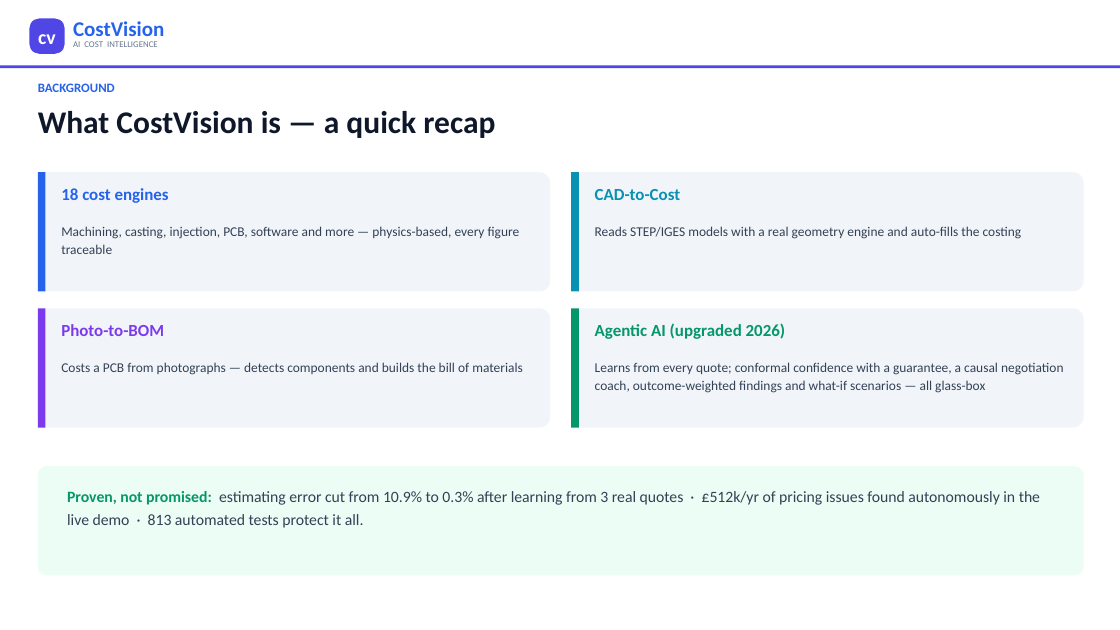
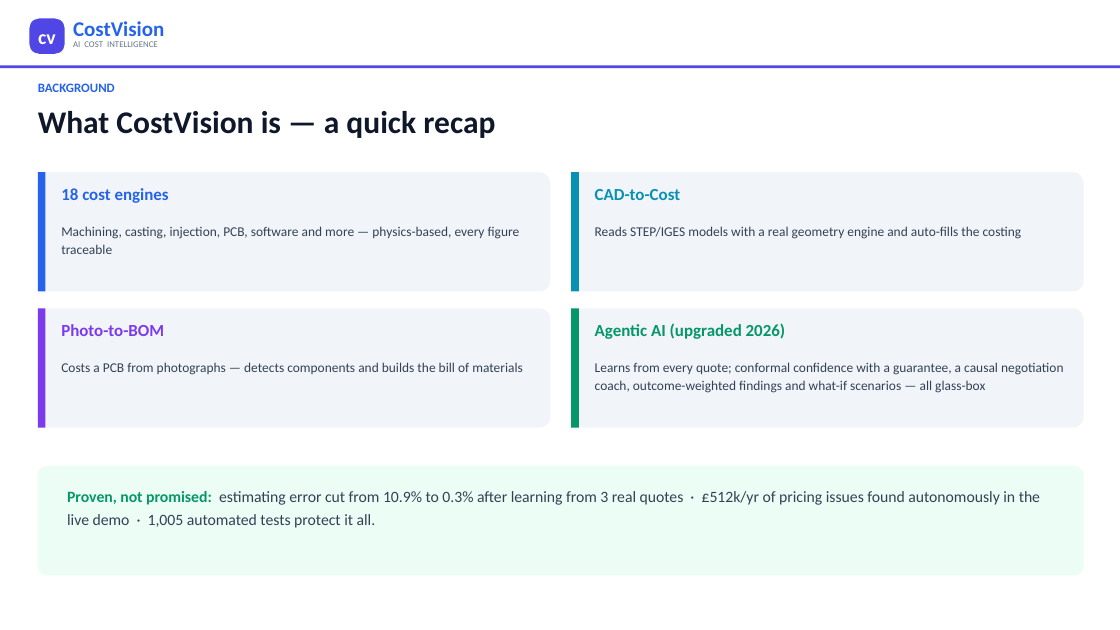
Before and after one commit to bhosaleavinash546/leamington-marathi, a slide deck: slide 3 of CostVision-Implementation-Blueprint.pptx. Drawn at 1120x630 pixels with LibreOffice and Linux fonts; fonts in the diff are those of the drawing. Boxes give left, top, right and bottom in pixels: in the first picture for what was removed or moved away, otherwise in the second. Text is boxed around its words. In the diff, an @@ line names an element or a change of style, - is before the commit and + after.

```diff
--- a/CostVision-Implementation-Blueprint.pptx
+++ b/CostVision-Implementation-Blueprint.pptx
@@ text at (67,491,1040,528): text changed @@
-Proven, not promised: estimating error cut from 10.9% to 0.3% after learning from 3 real quotes · £512k/yr of pricing issues found autonomously in the live demo · 813 automated tests protect it all.
+Proven, not promised: estimating error cut from 10.9% to 0.3% after learning from 3 real quotes · £512k/yr of pricing issues found autonomously in the live demo · 1,005 automated tests protect it all.
```
Also in this commit, not shown: 5 other slides changed, 1 other file.
